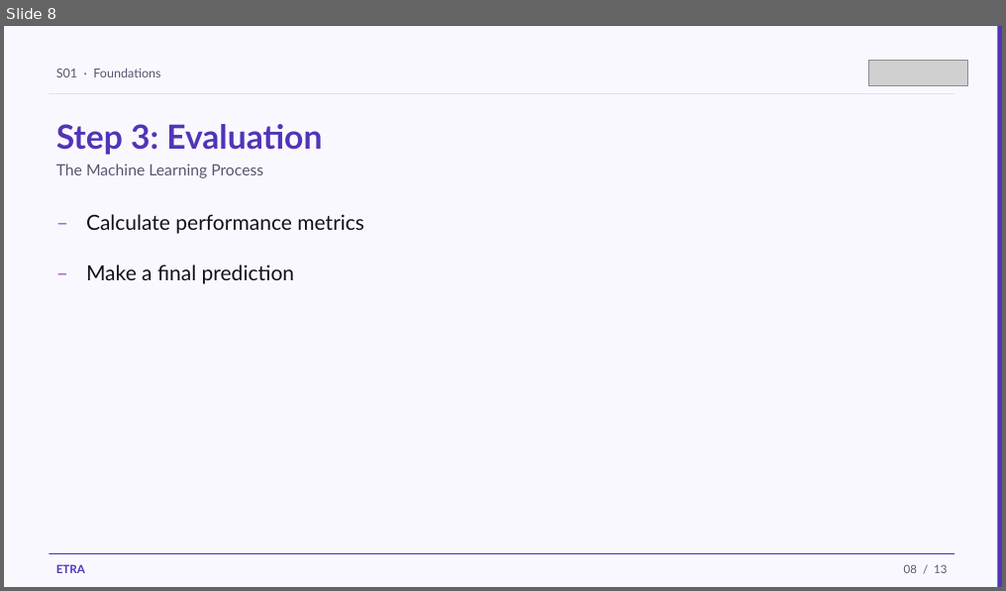
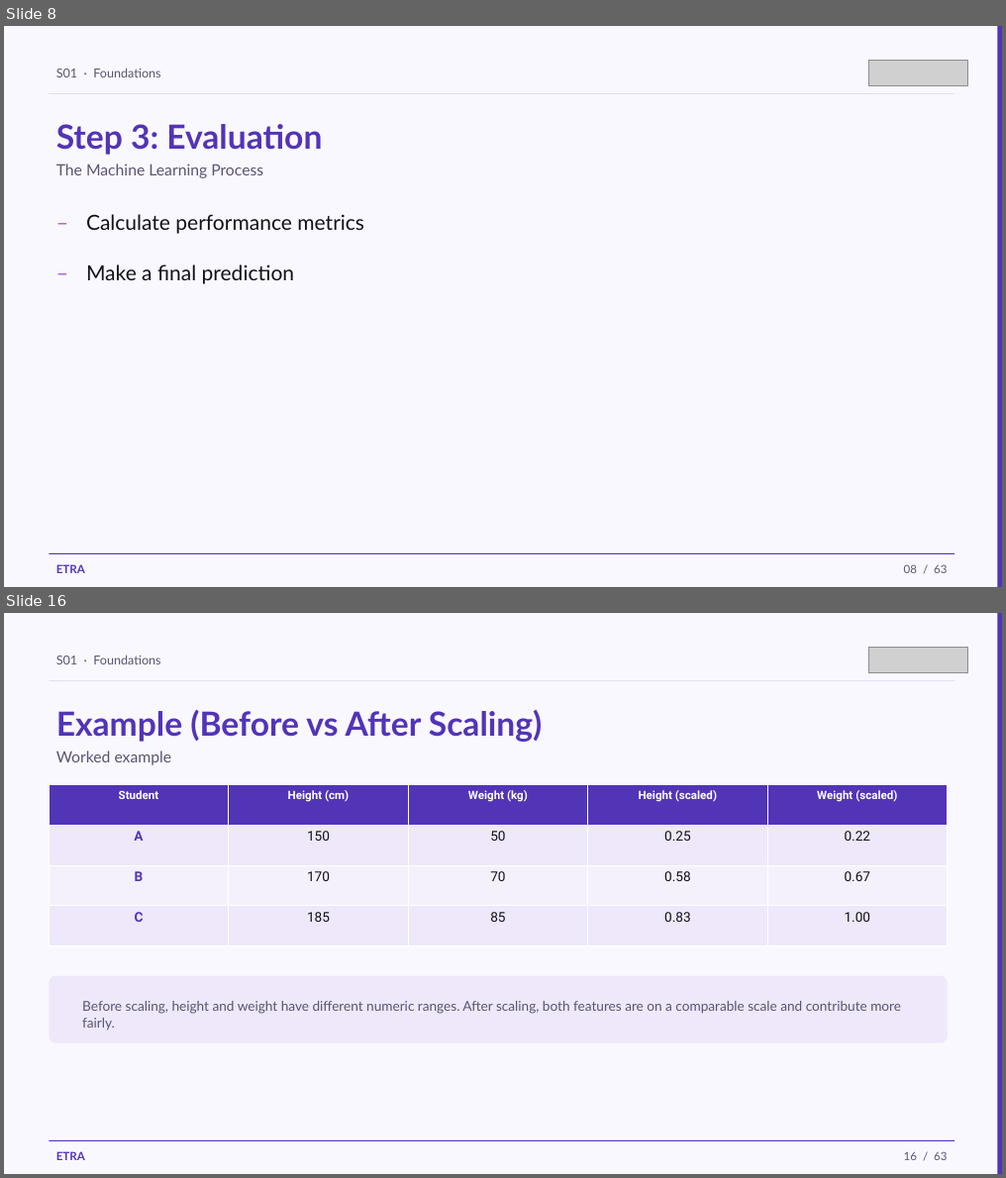
Before and after one commit to iksasa15/AI-ML, a slide deck: web-presentation/pdf-exports/Week1-Session1-Foundations.pptx. Shown one above the other, each under a label of ours: slide 8 before the commit, slides 8 and 16 after it; the slides between them are not shown. The pictures are 1006x591 and 1006x1178 pixels, drawn with LibreOffice and Linux fonts; fonts in the diff are those of the drawing; grey boxes stand for pictures. Boxes give left, top, right and bottom in pixels: in the first picture for what was removed or moved away, otherwise in the second. Text is boxed around its words. In the diff, an @@ line names an element or a change of style, - is before the commit and + after.

Commit message:
feat: add detailed data preprocessing and feature scaling content to PowerPoint generation script, enhancing educational resources

```diff
--- a/web-presentation/pdf-exports/Week1-Session1-Foundations.pptx
+++ b/web-presentation/pdf-exports/Week1-Session1-Foundations.pptx
@@ slide 16 added at (4,613,1002,1174), background #FAF8FF @@
@@ rectangle added at (997,613,1002,1174), fill #5234B7 @@
@@ text added at (56,655,160,664), 12 pt, text #5A5470 @@
+S01 · Foundations
@@ picture added at (868,647,967,672) @@
@@ rectangle added at (49,680,954,681), fill #E4DCF4 @@
@@ text added at (56,710,542,742), 32 pt, text #5234B7, bold @@
+Example (Before vs After Scaling)
@@ text added at (56,751,172,765), 15 pt, text #5A5470 @@
+Worked example
@@ table added at (49,785,947,947), 4 rows, 5 columns @@
+Student | Height (cm) | Weight (kg) | Height (scaled) | Weight (scaled)
+A | 150 | 50 | 0.25 | 0.22
+B | 170 | 70 | 0.58 | 0.67
+C | 185 | 85 | 0.83 | 1.00
@@ rounded rectangle added at (49,976,947,1044), fill #EEE8FA @@
@@ text added at (82,1001,901,1031), 13 pt, text #5A5470 @@
+Before scaling, height and weight have different numeric ranges. After scaling, both features are on a comparable scale and contribute more fairly.
@@ rectangle added at (49,1141,954,1142), fill #5234B7 @@
@@ text added at (56,1152,85,1160), 11 pt, text #5234B7, bold @@
+ETRA
@@ text added at (904,1152,946,1160), 11 pt, text #5A5470 @@
+16 / 63
@@ slide 8 changed as well @@
@@ text at (904,565,946,573): text changed @@
-08 / 13
+08 / 63
```
Also in this commit, not shown: 7 other slides changed, 53 other slides added, 4 slides removed, 2 other files.
